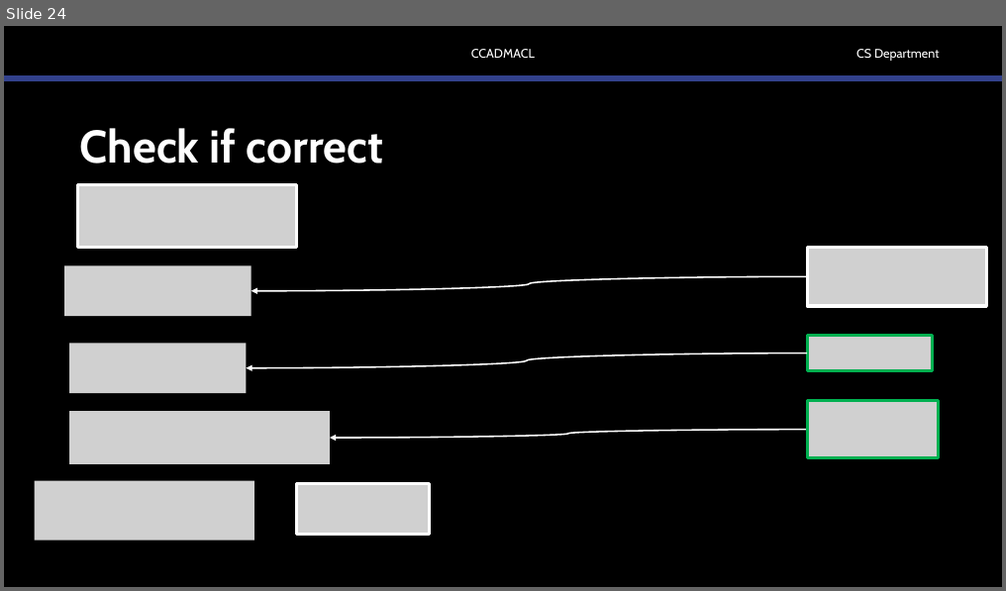
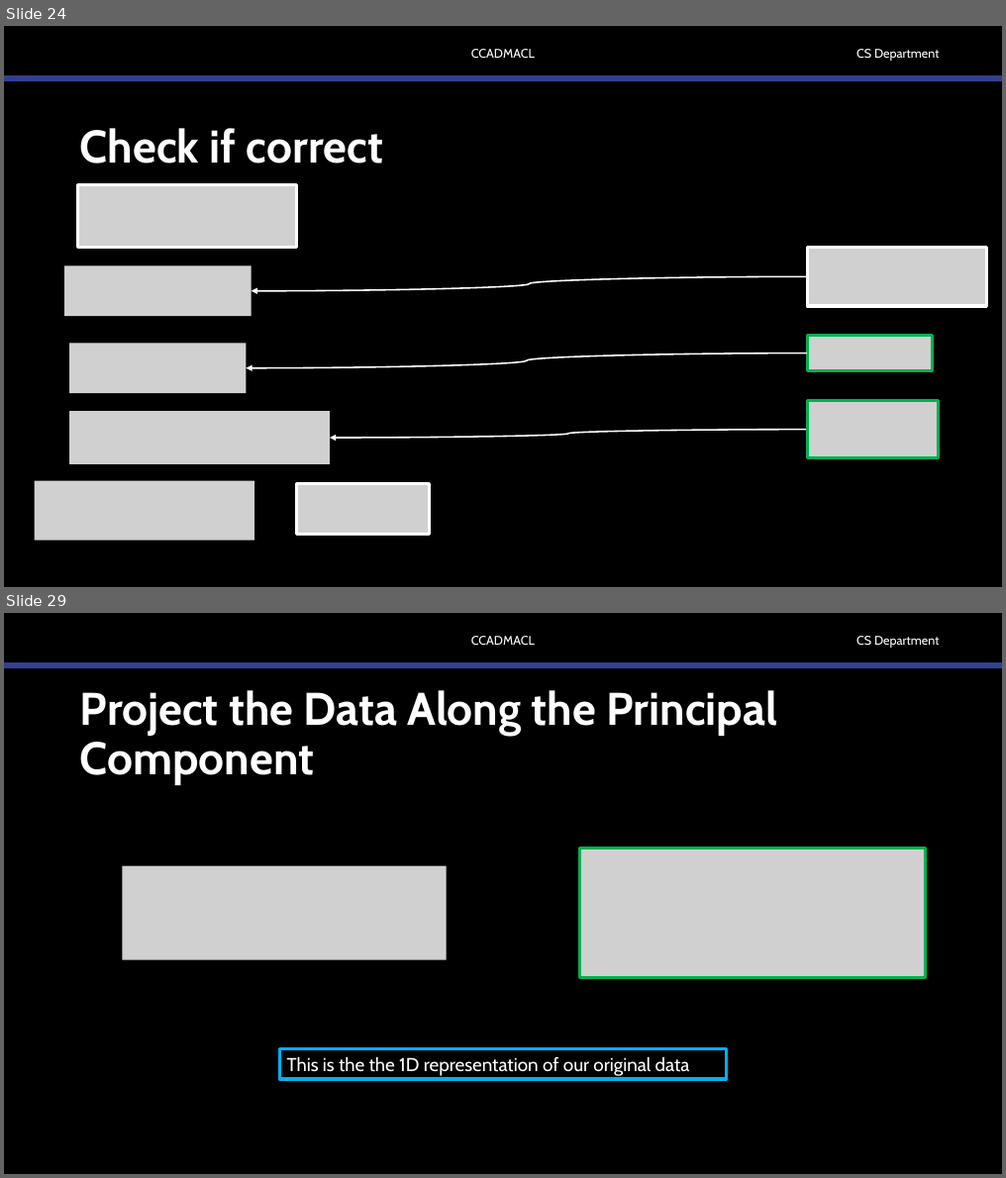
Before and after one commit to robitussin/CCADMACL, a slide deck: 7 - Principal Component Analysis/Covariance Matrix.pptx. Shown one above the other, each under a label of ours: slide 24 before the commit, slides 24 and 29 after it; the slides between them are not shown. The pictures are 1006x591 and 1006x1178 pixels, drawn with LibreOffice and Linux fonts; fonts in the diff are those of the drawing; grey boxes stand for pictures; background and template pictures are left out. Boxes give left, top, right and bottom in pixels: in the first picture for what was removed or moved away, otherwise in the second. Text is boxed around its words. In the diff, an @@ line names an element or a change of style, - is before the commit and + after.

```diff
--- a/7 - Principal Component Analysis/Covariance Matrix.pptx
+++ b/7 - Principal Component Analysis/Covariance Matrix.pptx
@@ slide 29 added at [4, 613, 1002, 1174], background #000000; not listed: 3 template elements that a slide beside it also shows @@
@@ title added at [80, 690, 777, 784], 44 pt, text #FFFFFF, bold @@
+Project the Data Along the Principal Component
@@ picture added at [580, 849, 926, 978] @@
@@ picture added at [122, 866, 447, 960] @@
@@ rectangle added at [279, 1050, 727, 1079], outline #00B0F0 3 pt, 18 pt, text #FFFFFF @@
+This is the the 1D representation of our original data
```
Also in this commit, not shown: 4 other slides added.
